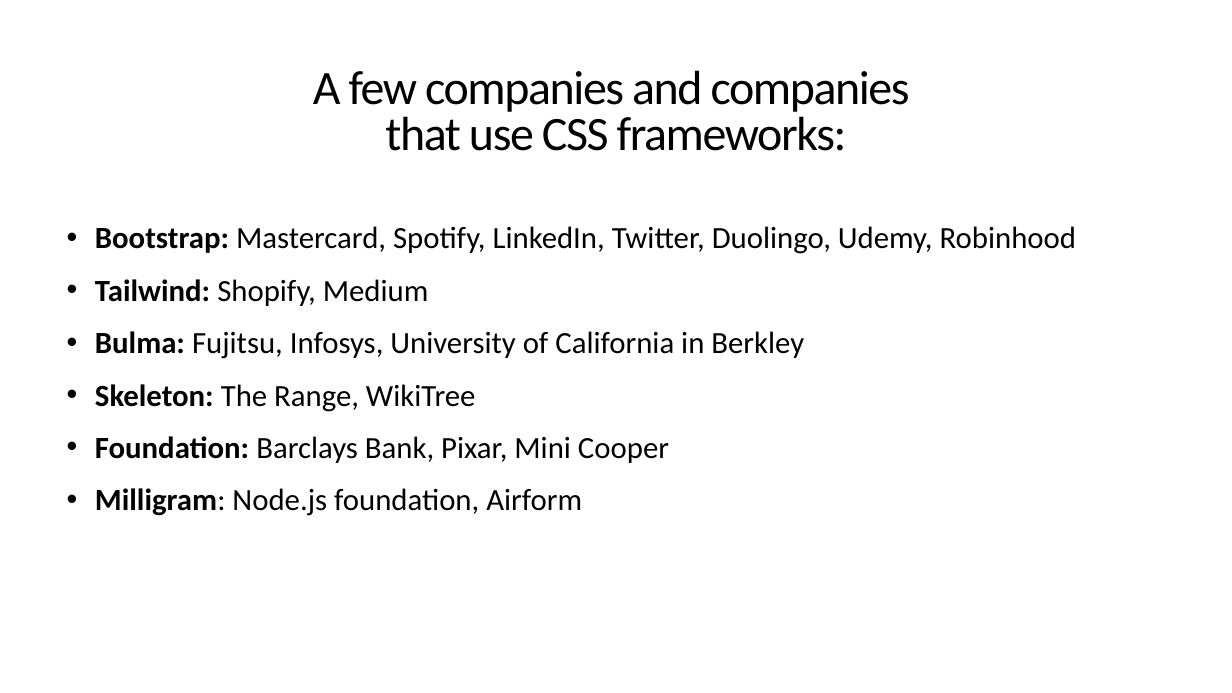
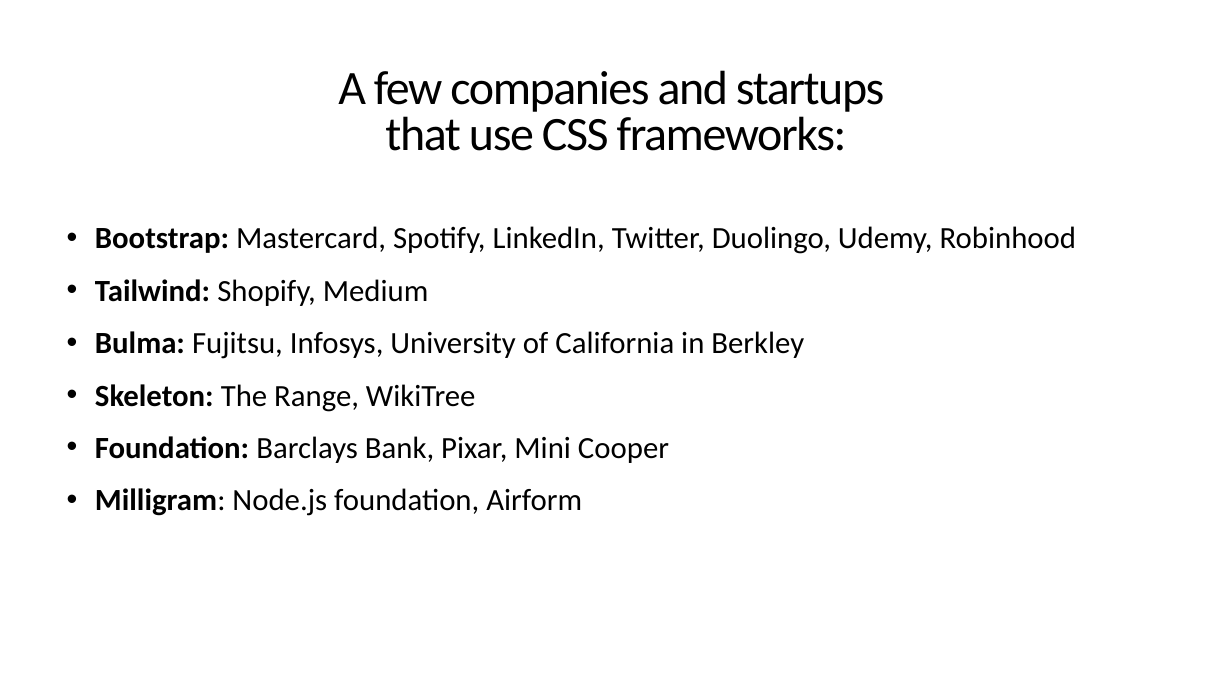
Before and after one commit to tjdev7/reactatx-css-frameworks-samples, a slide deck: slide 10 of presentationslide/CSS-Frameworks-ReactATX-Presentation.pptx. Drawn at 1232x693 pixels with LibreOffice and Linux fonts; fonts in the diff are those of the drawing. Boxes give left, top, right and bottom in pixels: in the first picture for what was removed or moved away, otherwise in the second. Text is boxed around its words. In the diff, an @@ line names an element or a change of style, - is before the commit and + after.

Commit message:
reactatx-css-frameworks-05
- Resolved some typos and missing links inside the presentation
- Removed test code from sample repo

```diff
--- a/presentationslide/CSS-Frameworks-ReactATX-Presentation.pptx
+++ b/presentationslide/CSS-Frameworks-ReactATX-Presentation.pptx
@@ title at <box>338,70,884,112</box>: text changed @@
-A few companies and companies
+A few companies and startups
```
Also in this commit, not shown: 5 other slides changed, 9 other files.
